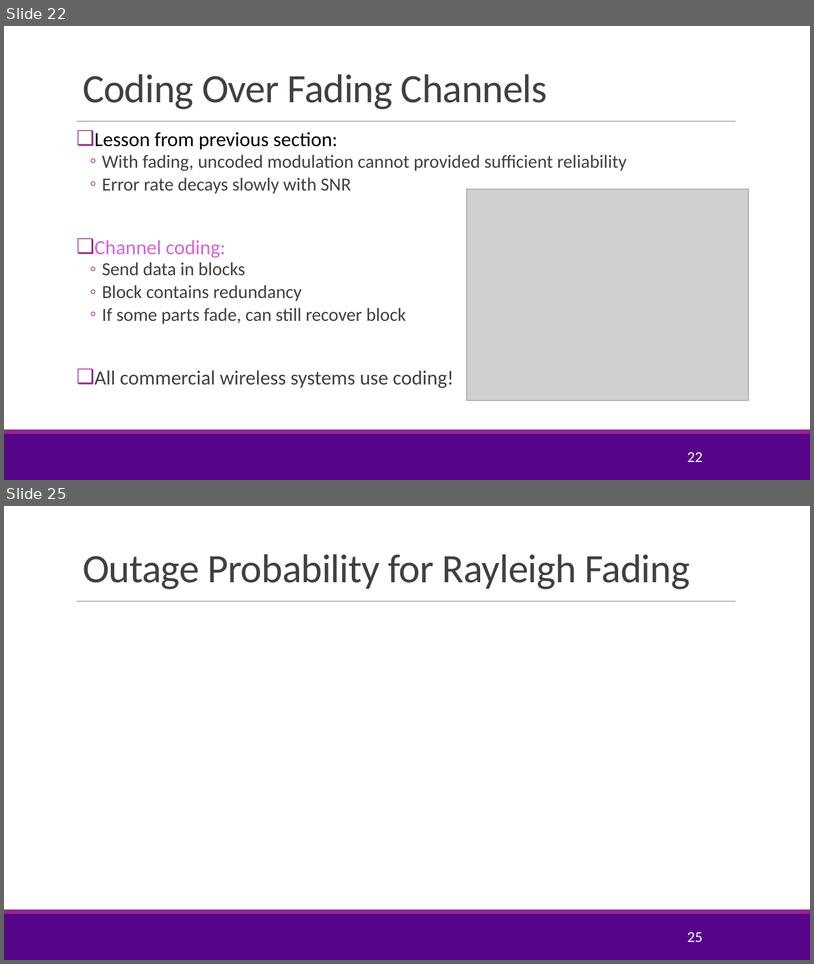
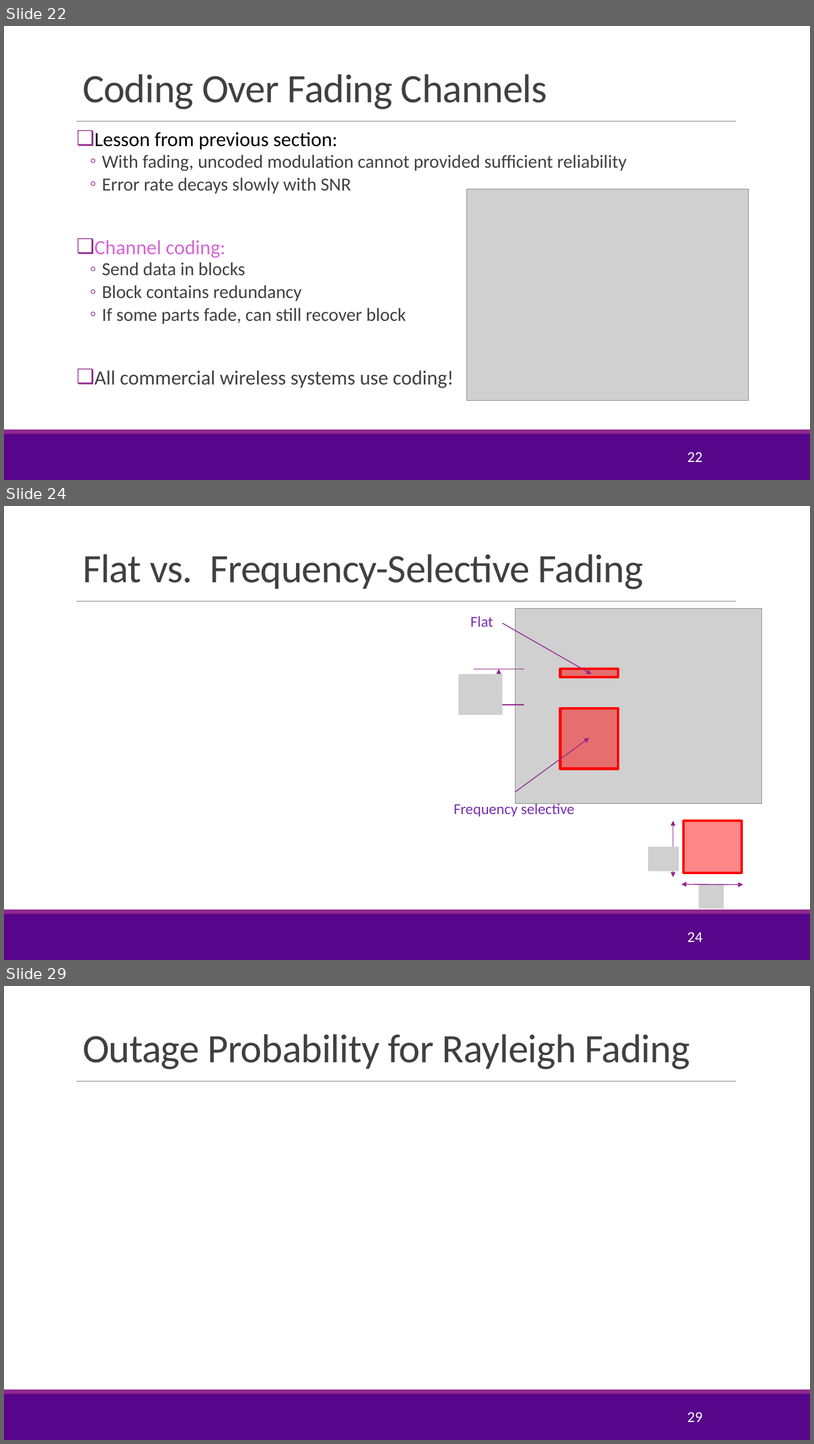
Before and after one commit to sdrangan/wirelesscomm, a slide deck: lectures/Unit04_Coding.pptx. Shown one above the other, each under a label of ours: slides 22 and 25 before the commit, slides 22, 24 and 29 after it; the slides between them are not shown. The pictures are 814x964 and 814x1444 pixels, drawn with LibreOffice and Linux fonts; fonts in the diff are those of the drawing; grey boxes stand for pictures; background and template pictures are left out. Boxes give left, top, right and bottom in pixels: in the first picture for what was removed or moved away, otherwise in the second. Text is boxed around its words. In the diff, an @@ line names an element or a change of style, - is before the commit and + after.

```diff
--- a/lectures/Unit04_Coding.pptx
+++ b/lectures/Unit04_Coding.pptx
@@ slide 24 added at <box>4,506,810,960</box>, background #FFFFFF; not listed: 3 template elements that a slide beside it also shows @@
@@ title added at <box>83,554,644,589</box>, 48 pt, text #404040 @@
+Flat vs. Frequency-Selective Fading
@@ picture added at <box>515,608,762,803</box> @@
@@ text added at <box>471,616,494,627</box>, 18 pt, text #762EB1 @@
+Flat
@@ arrow added from (503, 624) to (592, 674), #92278F 1 pt @@
@@ picture added at <box>459,674,503,715</box> @@
@@ line added from (473, 669) to (525, 669), #92278F 1 pt @@
@@ double arrow added from (500, 669) to (500, 705), #92278F 1 pt @@
@@ rectangle added at <box>561,669,618,677</box>, fill #FF0000 at 47% opacity, outline #FF0000 3 pt @@
@@ line added from (473, 705) to (525, 705), #92278F 1 pt @@
@@ rectangle added at <box>561,708,618,769</box>, fill #FF0000 at 47% opacity, outline #FF0000 3 pt @@
@@ arrow added from (515, 792) to (590, 738), #92278F 1 pt @@
@@ text added at <box>454,801,575,816</box>, 18 pt, text #762EB1 @@
+Frequency selective
@@ double arrow added from (674, 820) to (674, 877), #92278F 1 pt @@
@@ rectangle added at <box>684,820,742,873</box>, fill #FF0000 at 47% opacity, outline #FF0000 3 pt @@
@@ picture added at <box>649,847,680,871</box> @@
@@ double arrow added from (744, 885) to (681, 884), #92278F 1 pt @@
@@ picture added at <box>699,884,725,908</box> @@
@@ page number added at <box>687,931,703,942</box>, 18 pt, text #FFFFFF @@
+24
@@ what was slide 25 is now slide 29 @@
@@ page number at <box>687,1411,703,1422</box>: text changed @@
-25
+29
```
Also in this commit, not shown: 10 slides changed, 6 other slides added, 4 other files.
